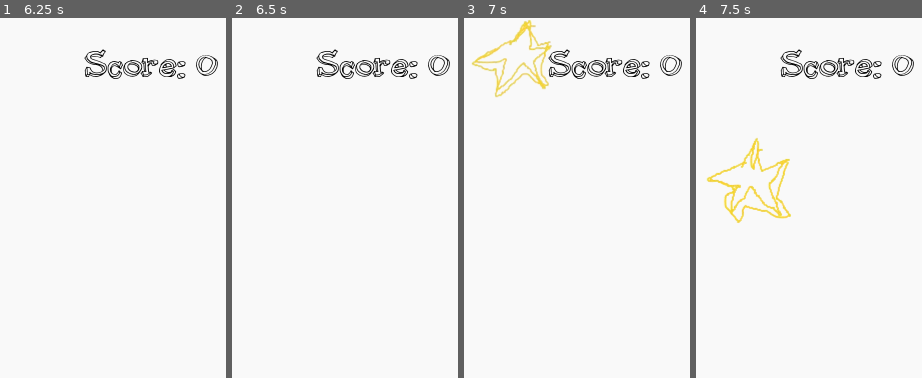
Above: before the commit, frames 1-4 (left to right).
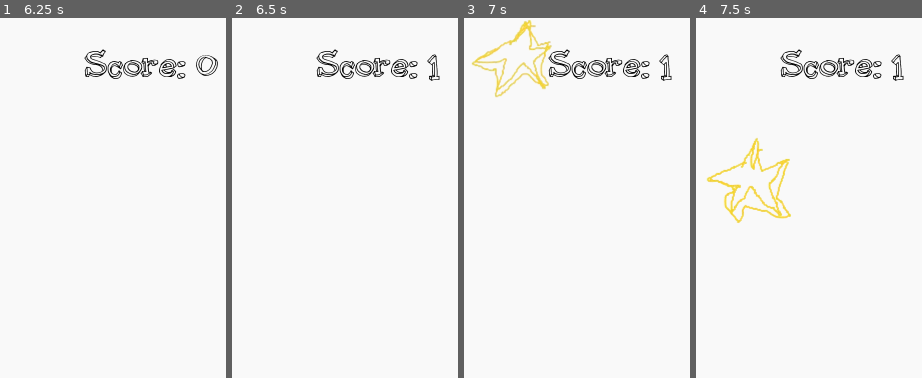
Above: after the commit, the same moments.

Repository: Anchiee/StarCatcher
Game: Godot game, scene res://scenes/Levels/Menu.tscn
Two runs of this game, one before a commit and one after it. Both use one fixed random seed, a clock stepped at 60 frames per second and the inputs below.
Inputs:
- Up to frame 1 (6.25 s): click "PLAY" at 0.5 s; tap Enter at 1.25 s; hold D (right) 1.28-2.78 s; hold A (left) 2.78-5.03 s; hold D (right) from 5.03 s (still down)
- Up to frame 2 (6.5 s): keep holding D (right)
- Up to frame 3 (7 s): keep holding D (right)
- Up to frame 4 (7.5 s): keep holding D (right)
The pictures show only the part of the screen within x 12-62%, y 0-50%; the shares and areas given below are measured in that part.

Frame 1 is identical in both runs. In frame 2, 0.4% of the frame differs, in the area x 86-97%, y 10-18%; in frame 3, 0.4%; in frame 4, 0.4%.

Commit message:
fixed score rendering on the label

Diff:
--- a/scenes/HUDs/Game.tscn
+++ b/scenes/HUDs/Game.tscn
@@ -1,8 +1,10 @@
-[gd_scene load_steps=2 format=3 uid="uid://dyb4kuje21an7"]
+[gd_scene load_steps=3 format=3 uid="uid://dyb4kuje21an7"]
 
+[ext_resource type="Script" uid="uid://cr41ai0h5a5rl" path="res://scripts/HUDS/game.gd" id="1_up6v3"]
 [ext_resource type="FontFile" uid="uid://1pmo6i1lvaey" path="res://assets/fonts/Pijamas-ejPO.ttf" id="1_vs423"]
 
 [node name="CanvasLayer" type="CanvasLayer"]
+script = ExtResource("1_up6v3")
 
 [node name="Label" type="Label" parent="."]
 anchors_preset = 5
--- a/scenes/Levels/Game.tscn
+++ b/scenes/Levels/Game.tscn
@@ -33,4 +33,5 @@
 
 [node name="CanvasLayer" parent="." instance=ExtResource("4_hmkul")]
 
+[connection signal="collect" from="Player" to="CanvasLayer" method="_on_player_collect"]
 [connection signal="timeout" from="CollectableTimer" to="." method="_on_collectable_timer_timeout"]
--- /dev/null
+++ b/scripts/HUDS/game.gd
@@ -0,0 +1,18 @@
+extends CanvasLayer
+
+var score: int = 0
+@onready var score_label: Label = $Label
+
+# Called when the node enters the scene tree for the first time.
+func _ready() -> void:
+	pass # Replace with function body.
+
+
+# Called every frame. 'delta' is the elapsed time since the previous frame.
+func _process(_delta: float) -> void:
+	pass
+
+
+func _on_player_collect() -> void:
+	score += 1
+	score_label.text = "Score: " + str(score)
--- a/scripts/HUDS/popup.gd
+++ b/scripts/HUDS/popup.gd
@@ -1,6 +1,6 @@
 extends Label
 
-@onready var anim_player = $AnimationPlayer
+@onready var anim_player: AnimationPlayer = $AnimationPlayer
 
 # Called when the node enters the scene tree for the first time.
 func _ready() -> void:
Not shown, added: scripts/HUDS/game.gd.uid
